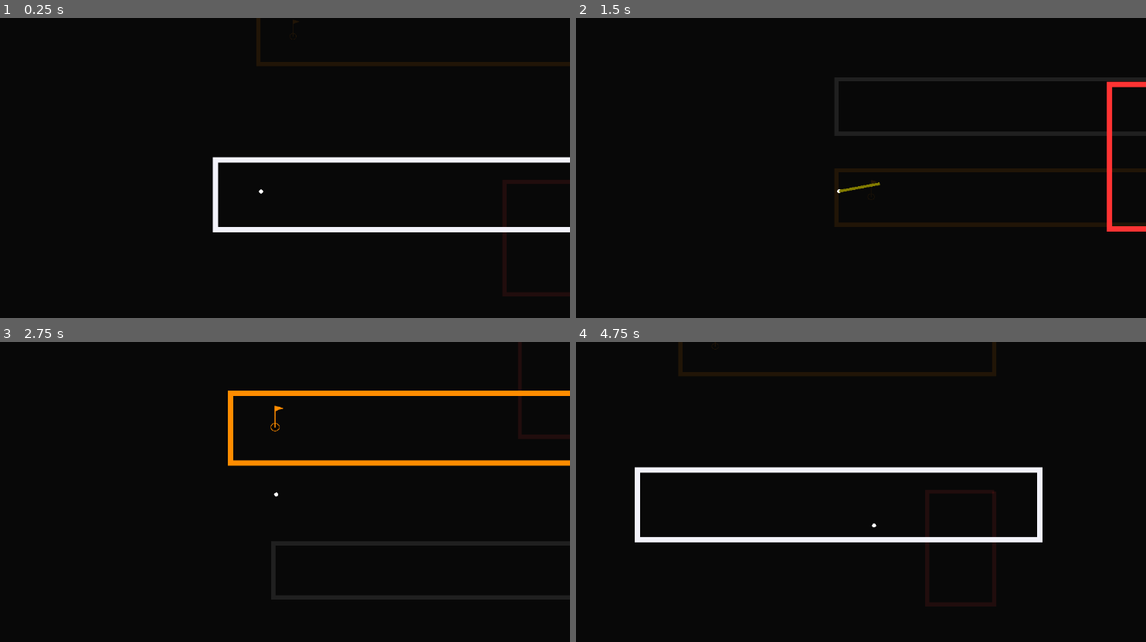
Above: before the commit, frames 1-4 (two rows, left to right).
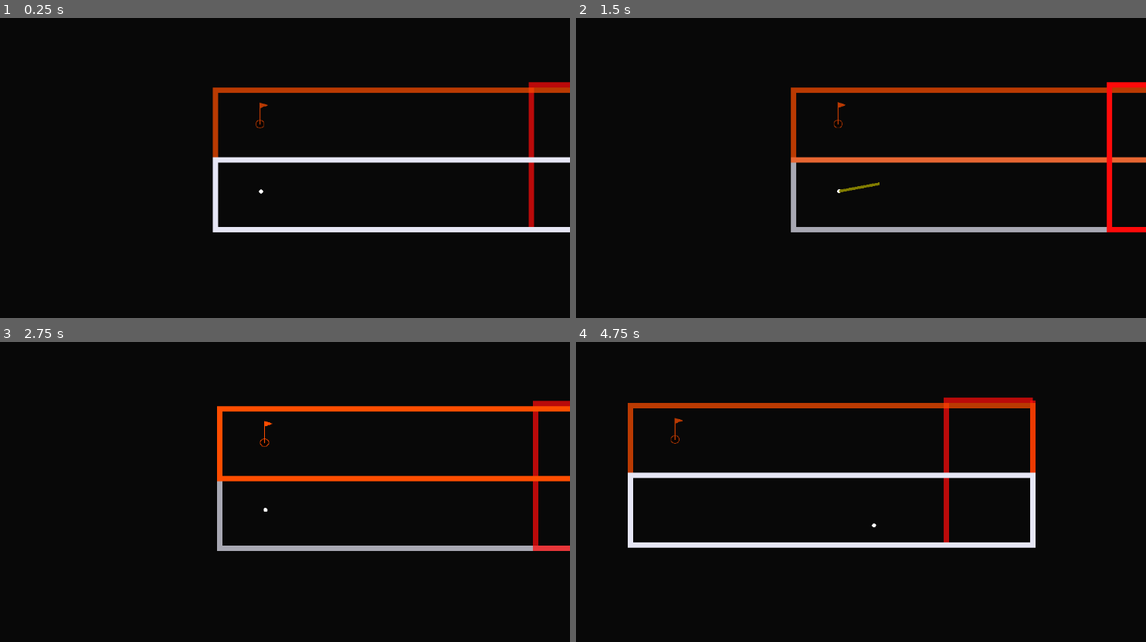
Above: after the commit, the same moments.

Repository: Renovare10/dimensional-golf
Game: Godot game, scene res://levels/level_03.tscn
Same seed, same stepped clock (60 frames per second), same inputs: the game is played once before the commit and once after it. This scene is started directly instead of the project's main scene.
Inputs (mouse positions are in pixels of both pictures, inside the frame that each line leads up to):
- Up to frame 1 (0.25 s): no input
- Up to frame 2 (1.5 s): tap Enter at 0.5 s; move the mouse to (975, 174) at 0.52 s; hold Q (switch_layer_next) 0.53-1.25 s; click (975, 174) at 0.67 s; drag from (712, 210) to (878, 195) at 1.27 s
- Up to frame 3 (2.75 s): move the mouse to (324, 438) at 2.02 s; hold Q (switch_layer_next) from 2.03 s (still down); click (324, 438) at 2.17 s
- Up to frame 4 (4.75 s): release Q (switch_layer_next) at 2.75 s; drag from (804, 585) to (650, 462) at 2.77 s; move the mouse to (1020, 567) at 3.52 s; hold Q (switch_layer_next) 3.53-4.25 s; click (1020, 567) at 3.67 s; drag from (650, 462) to (821, 372) at 4.27 s

The runs differ from the first frame. In frame 1, 3.3% of the frame differs, in the area x 37-100%, y 0-93%; in frame 2, 5.9%; in frame 3, 7.4%; in frame 4, 10%, in the area x 9-82%, y 0-89%.

Commit message:
Fix opacity issues

Diff:
--- a/levels/dimension_visualizer.gd
+++ b/levels/dimension_visualizer.gd
@@ -1,25 +1,33 @@
 extends Node
 
-@export var layer_spacing: float = 150.0
-@export var nearby_opacity: float = 0.35
-@export var distant_opacity: float = 0.08
-
-@export var nearby_scale: float = 0.78
-@export var distant_scale: float = 0.52
+@export var nearby_opacity: float = 0.72
+@export var distant_opacity: float = 0.28
+@export var distant_rotation_deg: float = 14.0
 
 var layers: Array[Node2D] = []
-var original_positions: Array[Vector2] = []
+var original_rotations: Array[float] = []
+var base_colors: Array[Color] = []
 var tween: Tween
 
 func setup(l: Array[Node2D], _colors: Array[Color], _t: float, _o: float, _r: float, _x: float) -> void:
 	layers = l
-	original_positions.clear()
+	original_rotations.clear()
+	base_colors.clear()
+
 	for layer in layers:
-		original_positions.append(layer.position)  # store exact editor position
+		var base = layer.get_meta("dim_color", Color.WHITE)
+		base_colors.append(base)
+		original_rotations.append(layer.rotation_degrees)
+
+		# One-time tint of all children (walls stay correct color forever)
+		_tint_layer_once(layer, base)
+
 	_update_visuals_instant()
 
 func animate_switch(current_index: int, duration: float = 0.38) -> void:
-	if tween and tween.is_running(): tween.kill()
+	if tween and tween.is_running():
+		tween.kill()
+
 	tween = get_tree().create_tween().set_parallel(true).set_ease(Tween.EASE_OUT).set_trans(Tween.TRANS_CUBIC)
 
 	for i in layers.size():
@@ -28,30 +36,25 @@
 		if rel > layers.size() >> 1: rel -= layers.size()
 		elif rel < -(layers.size() >> 1): rel += layers.size()
 
-		var offset_y = 0.0
-		var target_scale = 1.0
 		var target_alpha = 1.0
+		var target_rot = original_rotations[i]
+		var color_boost = 1.0
 
 		if rel == 0:
-			offset_y = 0
-			target_scale = 1.0
 			target_alpha = 1.0
 		elif abs(rel) == 1:
-			offset_y = rel * layer_spacing
-			target_scale = nearby_scale
 			target_alpha = nearby_opacity
 		else:
-			offset_y = rel * layer_spacing * 2.0
-			target_scale = distant_scale
 			target_alpha = distant_opacity
-
-		var target_pos = original_positions[i] + Vector2(0, offset_y)
+			target_rot += distant_rotation_deg * sign(rel)
+			color_boost = 1.18  # subtle distant brightness (no flash)
 
 		layer.z_index = 10 if rel == 0 else -abs(rel)
-		tween.tween_property(layer, "position", target_pos, duration)      # ← now uses real time
-		tween.tween_property(layer, "scale", Vector2(target_scale, target_scale), duration)
-		tween.tween_property(layer, "modulate:a", target_alpha, duration)
-		_tint_layer(layer)
+
+		# Smooth full-color lerp (alpha + boost) — no flash
+		var target_modulate = base_colors[i] * Color(color_boost, color_boost, color_boost, target_alpha)
+		tween.tween_property(layer, "modulate", target_modulate, duration)
+		tween.tween_property(layer, "rotation_degrees", target_rot, duration)
 
 func _update_visuals_instant() -> void:
 	for i in layers.size():
@@ -60,29 +63,30 @@
 		if rel > layers.size() >> 1: rel -= layers.size()
 		elif rel < -(layers.size() >> 1): rel += layers.size()
 
-		var offset_y = 0.0
+		var target_alpha = 1.0
+		var target_rot = original_rotations[i]
+		var color_boost = 1.0
+
 		if rel == 0:
-			offset_y = 0
-			layer.scale = Vector2(1, 1)
-			layer.modulate.a = 1.0
-			layer.z_index = 10
+			target_alpha = 1.0
 		elif abs(rel) == 1:
-			offset_y = rel * layer_spacing
-			layer.scale = Vector2(nearby_scale, nearby_scale)
-			layer.modulate.a = nearby_opacity
-			layer.z_index = -1
+			target_alpha = nearby_opacity
 		else:
-			offset_y = rel * layer_spacing * 2.0
-			layer.scale = Vector2(distant_scale, distant_scale)
-			layer.modulate.a = distant_opacity
-			layer.z_index = -2
+			target_alpha = distant_opacity
+			target_rot += distant_rotation_deg * sign(rel)
+			color_boost = 1.18
 
-		layer.position = original_positions[i] + Vector2(0, offset_y)
-		_tint_layer(layer)
+		layer.z_index = 10 if rel == 0 else -abs(rel)
+		layer.rotation_degrees = target_rot
 
-func _tint_layer(layer: Node2D) -> void:
-	var base = layer.get_meta("dim_color", Color.WHITE)
+		# Apply correct starting state (only current layer full, others faded)
+		var target_modulate = base_colors[i] * Color(color_boost, color_boost, color_boost, target_alpha)
+		layer.modulate = target_modulate
+
+func _tint_layer_once(layer: Node2D, base_color: Color) -> void:
 	for n in layer.get_children():
-		if n is Line2D or n is Sprite2D: n.modulate = base
+		if n is Line2D or n is Sprite2D:
+			n.modulate = base_color
 		for s in n.get_children():
-			if s is Line2D or s is Sprite2D: s.modulate = base
+			if s is Line2D or s is Sprite2D:
+				s.modulate = base_color
--- a/levels/level_03.tscn
+++ b/levels/level_03.tscn
@@ -13,6 +13,7 @@
 [node name="LayersContainer" type="Node2D" parent="." unique_id=1459958479]
 script = ExtResource("1_2wlag")
 dimension_colors = Array[Color]([Color(0.95, 0.95, 0.98, 1), Color(1, 0.2, 0.2, 1), Color(1, 0.55, 0, 1), Color(1, 1, 0.2, 1), Color(0.2, 1, 0.2, 1), Color(0.2, 0.65, 1, 1), Color(0.55, 0.1, 1, 1), Color(0.85, 0.1, 0.9, 1)])
+transition_time = 0.1
 
 [node name="Layer0" type="Node2D" parent="LayersContainer" unique_id=155930399]
 
@@ -39,7 +40,6 @@
 
 [node name="Visualizer" type="Node" parent="LayersContainer" unique_id=1980243637]
 script = ExtResource("4_6181x")
-nearby_opacity = 0.1
 
 [node name="SafeAreaGenerator" type="Node2D" parent="LayersContainer" unique_id=1730770808]
 script = ExtResource("5_j4ks3")
